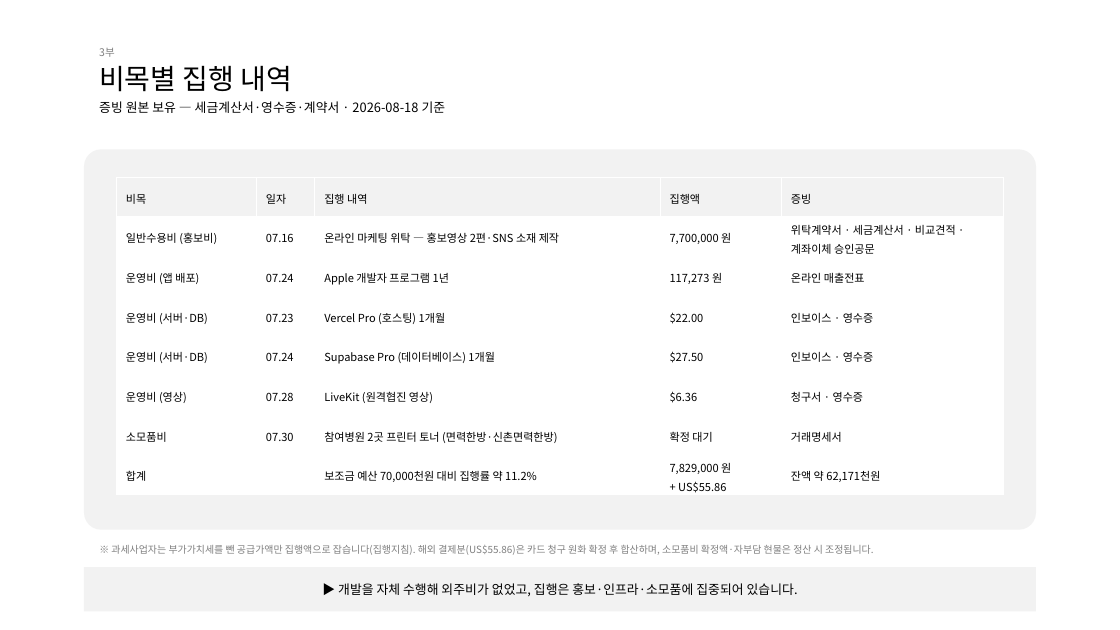
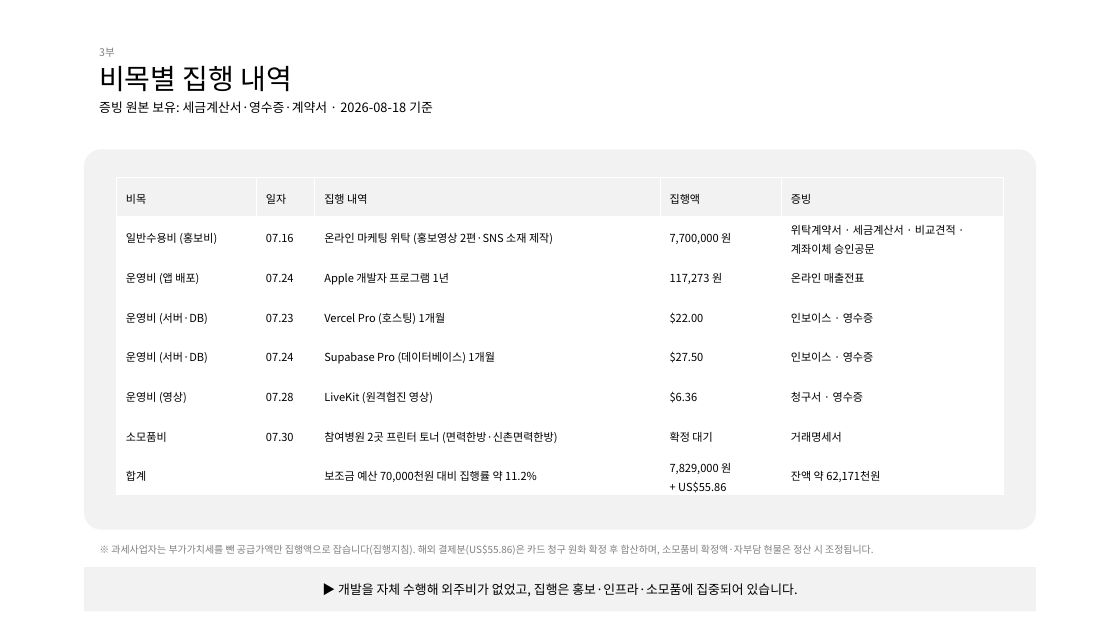
Before and after one commit to bonroi2296-tech/HEALO_KHIDI, a slide deck: slide 20 of docs/presentations/KHIDI_중간보고_20260827.pptx. Drawn at 1120x630 pixels with LibreOffice and Linux fonts; fonts in the diff are those of the drawing. Boxes give left, top, right and bottom in pixels: in the first picture for what was removed or moved away, otherwise in the second. Text is boxed around its words. In the diff, an @@ line names an element or a change of style, - is before the commit and + after.

```diff
--- a/docs/presentations/KHIDI_중간보고_20260827.pptx
+++ b/docs/presentations/KHIDI_중간보고_20260827.pptx
@@ text at bbox=[99, 101, 433, 113]: text changed @@
-증빙 원본 보유 — 세금계산서·영수증·계약서 · 2026-08-18 기준
+증빙 원본 보유: 세금계산서·영수증·계약서 · 2026-08-18 기준
@@ table at bbox=[117, 177, 1003, 497] @@
-row 2, column 3: 온라인 마케팅 위탁 — 홍보영상 2편·SNS 소재 제작
+row 2, column 3: 온라인 마케팅 위탁 (홍보영상 2편·SNS 소재 제작)
```
Also in this commit, not shown: 12 other slides changed, 1 other file.
